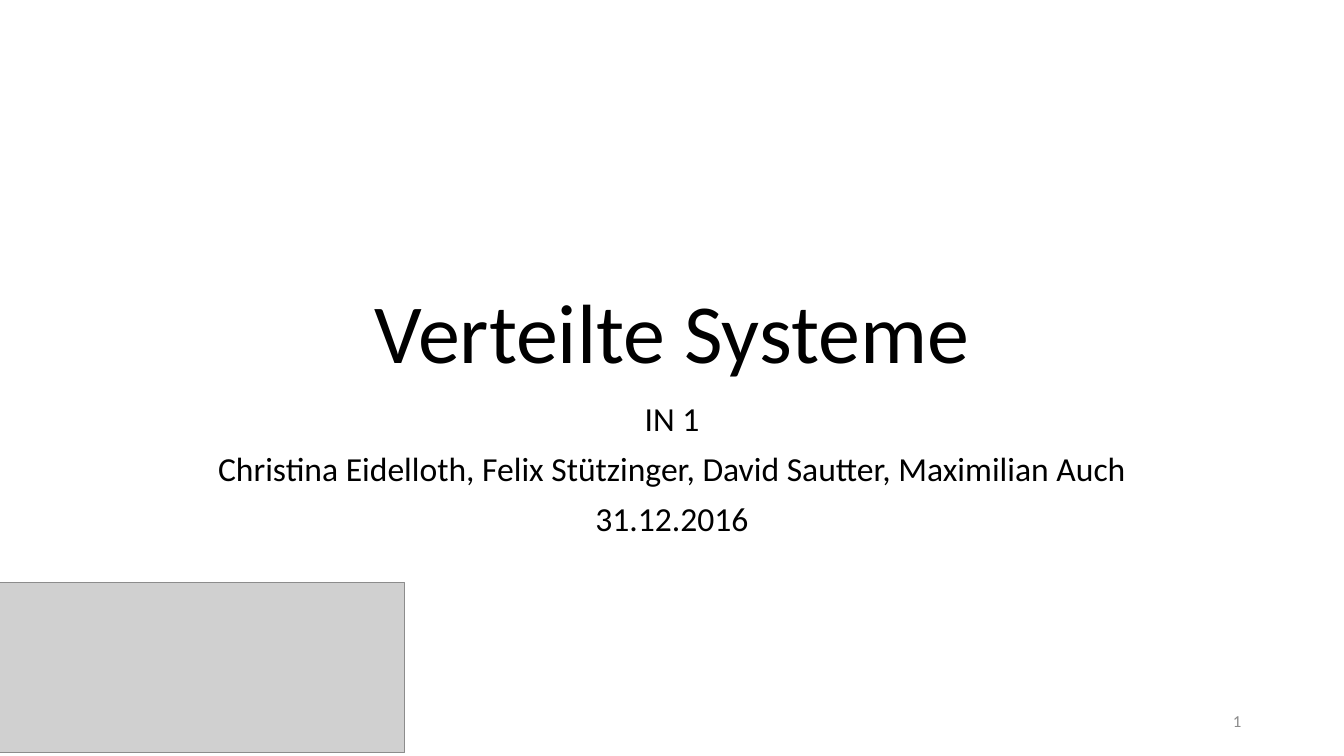
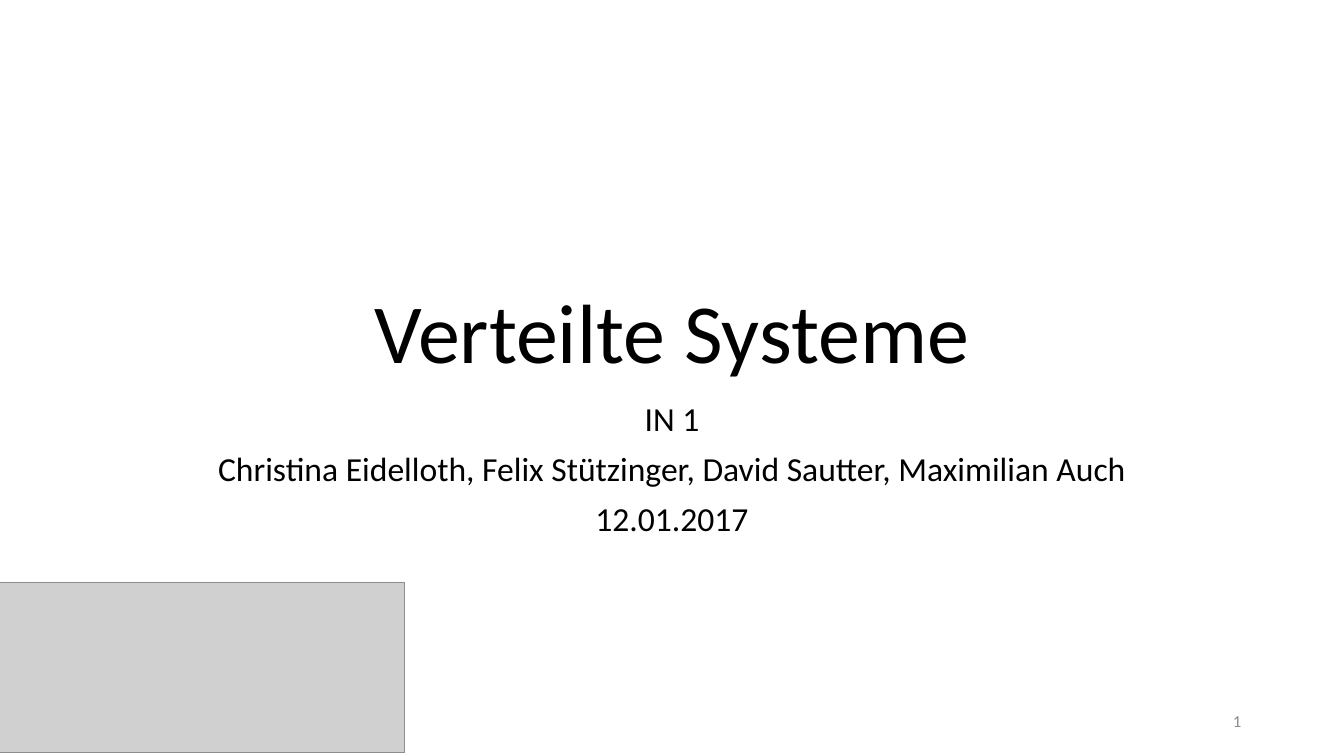
Before and after one commit to chrissike/chatapplication, a slide deck: slide 1 of dokumentation/vortrag.pptx. Drawn at 1344x756 pixels with LibreOffice and Linux fonts; fonts in the diff are those of the drawing; grey boxes stand for pictures; background and template pictures are left out. Boxes give left, top, right and bottom in pixels: in the first picture for what was removed or moved away, otherwise in the second. Text is boxed around its words. In the diff, an @@ line names an element or a change of style, - is before the commit and + after.

Commit message:
verteilte 4

```diff
--- a/dokumentation/vortrag.pptx
+++ b/dokumentation/vortrag.pptx
@@ subtitle at bbox=[595, 509, 748, 532]: text changed @@
-31.12.2016
+12.01.2017
```
Also in this commit, not shown: 1 other slide changed.
